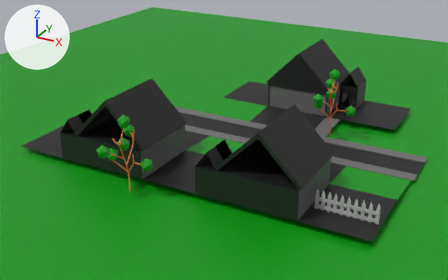
A saved change to the FBX model Assets/Graphics/Street.fbx.
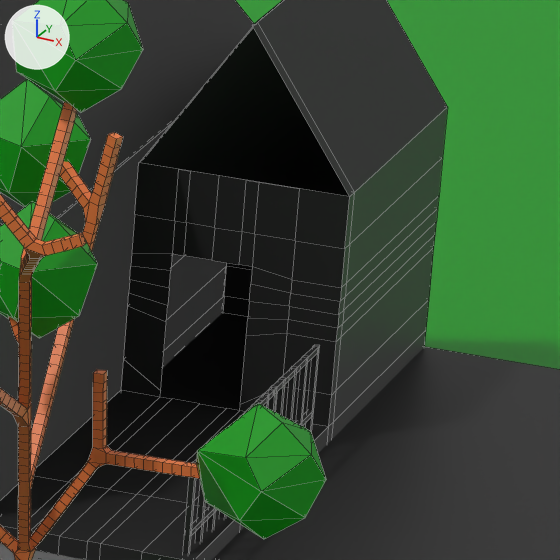
Each version appears first whole from a 50 mm camera at (29.7, -67.6, 32.8) aimed at (-5.0, -4.4, 1.2), and next in a close-up on the part from 73% to 84% of the width and 25% to 42% of the height. Every picture has the same lights, and +X, +Y and +Z are marked at upper left. The close-ups show mesh edges as thin lines. Where no turn or scale is listed for an object, it has been applied to the vertices.

Objects in the first close-up: 'House.002', 'Plane.001', 'Tree.001'.
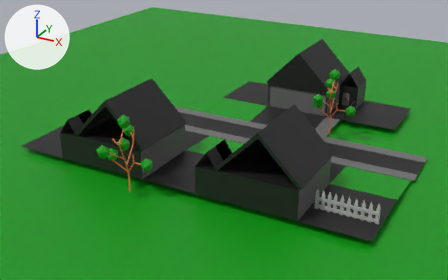
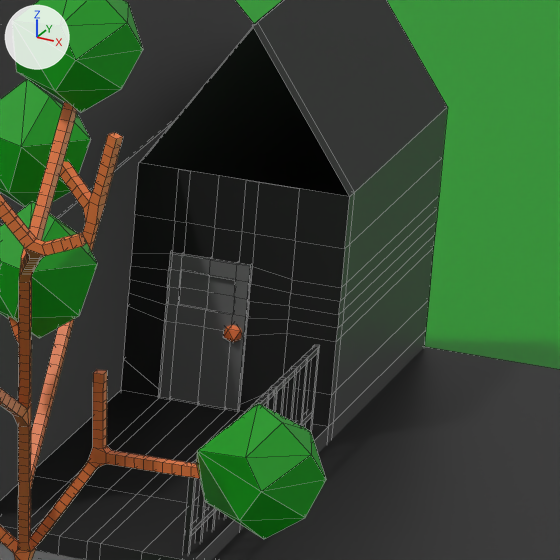
Where the newer file only moved an object's origin or applied its transform, the numbers keep the older frame.

What differs and where, as boxes (x1, y1, x2, y2) in the close-ups (560 x 560 px):
'Door.001', added (black): after (159, 251, 252, 411)
    faces in mat_sidewalk (dark grey #6d6d6d): (159, 252, 250, 411)
    faces in mat_road (black #1d1d1d): (171, 251, 252, 408)
    faces in mat_wood (orange #e77037): (223, 324, 242, 342)

What the commit changed:
Mesh me_plane_009_1 is new.
It has 73 vertices, 70 faces and spans x -0.57..0.45, y -0.11..0.14, z -1.12..0.8.
Faces by material slot: [28, 22, 20].
It uses material mat_sidewalk (dark grey #6d6d6d).
It uses material mat_road (black #1d1d1d).
It uses material mat_wood (orange #e77037).
Object 'Door.001' (ob_door_001) is new; it shows me_plane_009_1.
Its location is (4.32, 15.32, 2.17).
